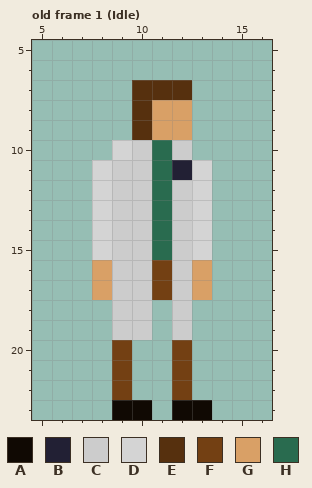
One commit to this pixel-art file: art/ase/scientistPistol.aseprite. Above is the file before it was changed.
24x24 pixels, 17 frames. Shown: old frame 1 (Idle): x 5..16, y 5..23. The commit also changed other frames, which this record leaves out.
Palette (. is transparent): A #100903  B #222034  C #cccccc  D #d4d4d4  E #56300e  F #734013  G #d9a066  H #296b4f
Pixels before, old frame 1 (Idle), first column x 8:
 7 ..EEE.
 8 ..EGG.
 9 ..EGG.
10 .DCHC.
11 DCCHBD
12 DCCHCD
13 DCCHCD
14 DCCHCD
15 DCCHCD
16 GCCFCG
17 GCCFCG
18 .CC.C.
19 .CC.C.
20 .F..F.
21 .F..F.
22 .F..F.
23 .AA.AA
Once edited:
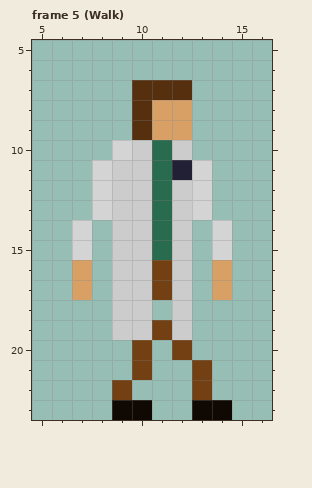
A new or re-ordered frame is compared with the old frame closest to it.
Difference:
frames 17 -> 21
Frame 5 (Walk) is new; against old frame 1 (Idle):
y 14..15: x 7..8 .D -> D.; x 13..14 D. -> .D
y 16..17: x 7..8 .G -> G.; x 13..14 G. -> .G
y 19: x 11 . -> F
y 20: x 9..10 F. -> .F
y 21: x 9..10 F. -> .F; x 12..13 F. -> .F
y 22: x 12..13 F. -> .F
y 23: x 12 A -> .; x 14 . -> A
